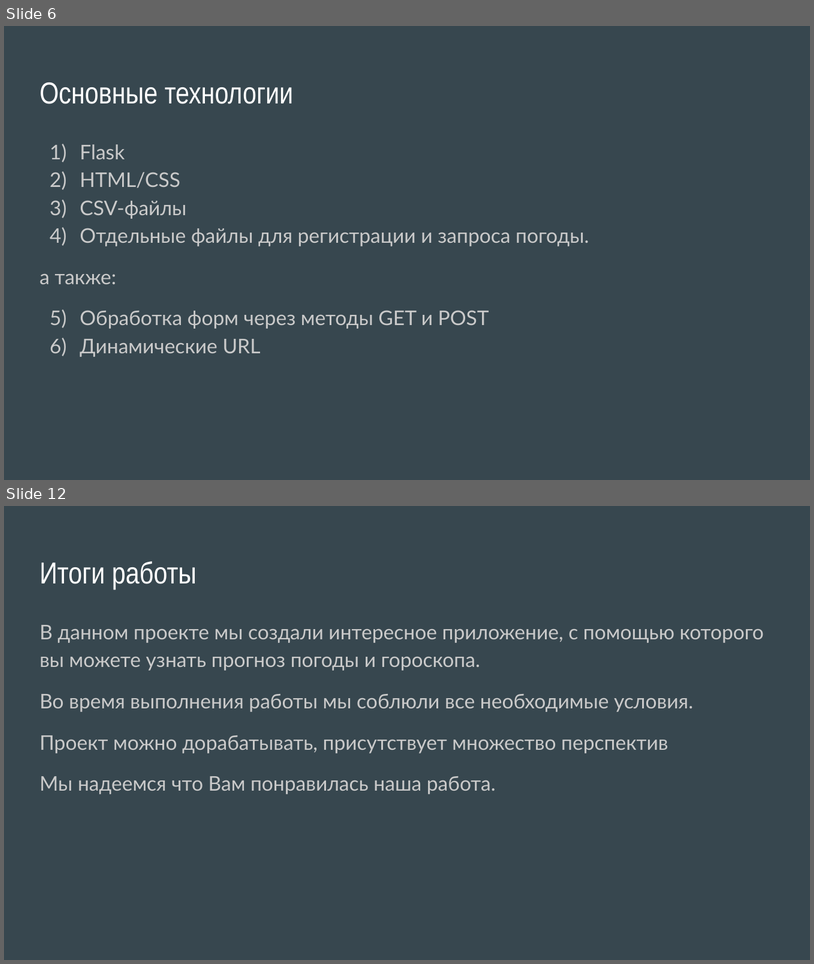
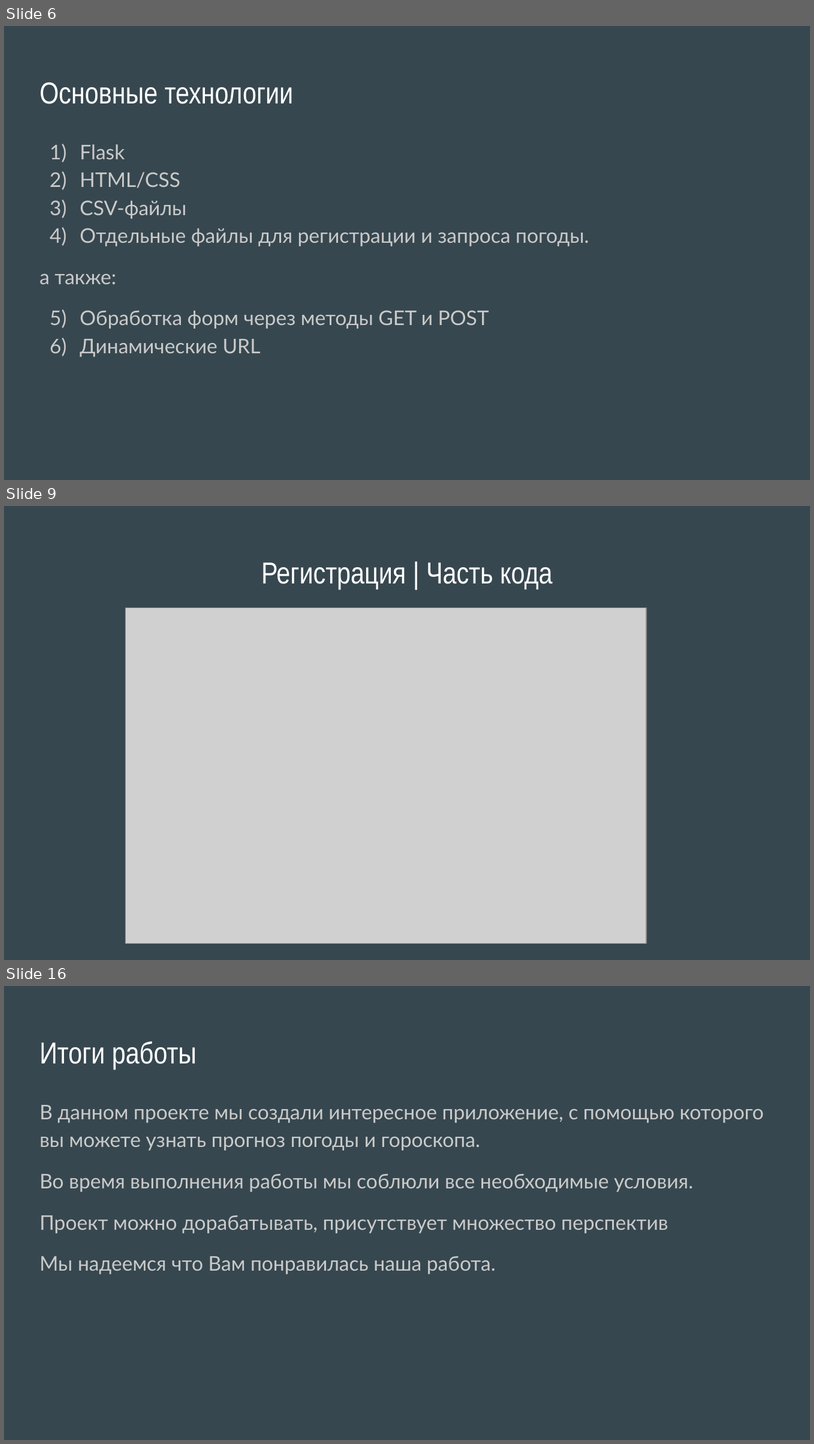
Before and after one commit to Alekseyavlenko/Goroscopic-weather, a slide deck: Goroscopic-weather.pptx. Shown one above the other, each under a label of ours: slides 6 and 12 before the commit, slides 6, 9 and 16 after it; the slides between them are not shown. The pictures are 814x964 and 814x1444 pixels, drawn with LibreOffice and Linux fonts; fonts in the diff are those of the drawing; grey boxes stand for pictures. Boxes give left, top, right and bottom in pixels: in the first picture for what was removed or moved away, otherwise in the second. Text is boxed around its words. In the diff, an @@ line names an element or a change of style, - is before the commit and + after.

```diff
--- a/Goroscopic-weather.pptx
+++ b/Goroscopic-weather.pptx
@@ slide 9 added at (4, 506, 810, 960), background #37474F @@
@@ title added at (261, 562, 553, 589), 27 pt, text #FFFFFF @@
+Регистрация | Часть кода
@@ picture added at (125, 607, 646, 943) @@
@@ what was slide 12 is now slide 16 @@
```
Also in this commit, not shown: 5 slides changed, 5 other slides added, 2 slides removed.
